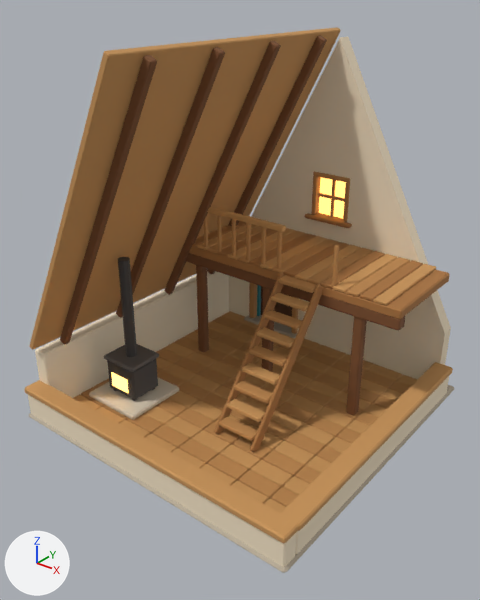
A saved change to the glTF model Models/homes/aframe_cabin_interior.glb.
Rendered twice from a 50 mm camera at (5.04, -6.49, 5.67) aimed at (-0.01, -0.18, 1.76). The lights are fixed; the arrows at lower left show +X, +Y and +Z. The picture after the commit comes second. Where no turn or scale is listed for an object, it has been applied to the vertices. Vertices at exactly the same position are counted once.

In view in the first picture: 'aframe_cabin_interior' and 1 more.
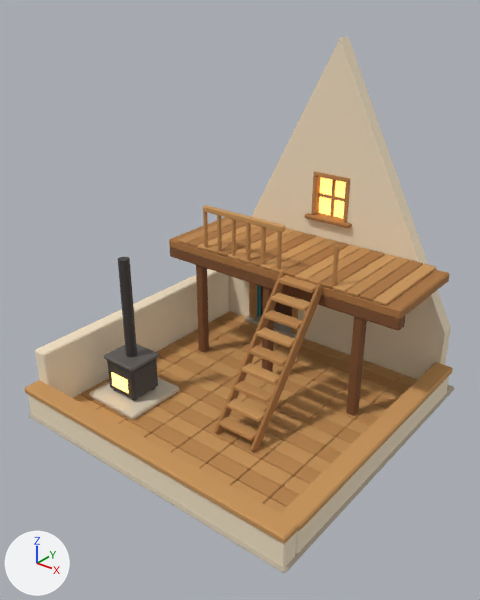
Location of each change, [x1, y1, x2, y2] in pixels of the pictures (480 x 600 px; the box of a moved part takes in the faces that stretch with it):
'aframe_cabin_interior', reshaped
    before: [24, 27, 454, 573]
    after: [24, 37, 454, 573]
part 1 of me_aframe_cabin_interior, deleted (brown)
    before: [29, 27, 341, 350]
part 2 of me_aframe_cabin_interior, deleted
    before: [164, 41, 281, 295]
part 3 of me_aframe_cabin_interior, deleted
    before: [116, 47, 225, 318]
part 4 of me_aframe_cabin_interior, deleted
    before: [60, 55, 157, 345]
part 5 of me_aframe_cabin_interior, deleted
    before: [207, 35, 327, 275]
part 6 of me_aframe_cabin_interior, moved or reshaped
    both: [118, 257, 130, 261]

What changed in the scene script:
```text
Change me_aframe_cabin_interior:
    used by ob_aframe_cabin_interior; location = (0.0, 0.0, 0.0)
    remove me_aframe_cabin_interior.from_pydata(...)  # 6191 vertices, 11984 faces; spans x -2.25..2.25, y -2.25..2.25, z 0.0..5.05
    add me_aframe_cabin_interior.from_pydata(...)  # 6071 vertices, 11764 faces; spans x -2.25..2.25, y -2.25..2.25, z 0.0..4.93
    me_aframe_cabin_interior part 1: the loose piece of 24 vertices spanning x -2.17..-0.05, y -2.1..2.1, z 1.1..5.05 is deleted
    me_aframe_cabin_interior part 2: the loose piece of 24 vertices spanning x -2.11..0.05, y 0.45..0.55, z 1.01..4.98 is deleted
    me_aframe_cabin_interior part 3: the loose piece of 24 vertices spanning x -2.11..0.05, y -0.6..-0.5, z 1.01..4.98 is deleted
    me_aframe_cabin_interior part 4: the loose piece of 24 vertices spanning x -2.11..0.05, y -1.65..-1.55, z 1.01..4.98 is deleted
    me_aframe_cabin_interior part 5: the loose piece of 24 vertices spanning x -2.11..0.05, y 1.5..1.6, z 1.01..4.98 is deleted
    me_aframe_cabin_interior part 6
    6 faces are deleted
    6 new faces join them, mat_iron
    other edits to the shape of me_aframe_cabin_interior do not show in these pictures
```
